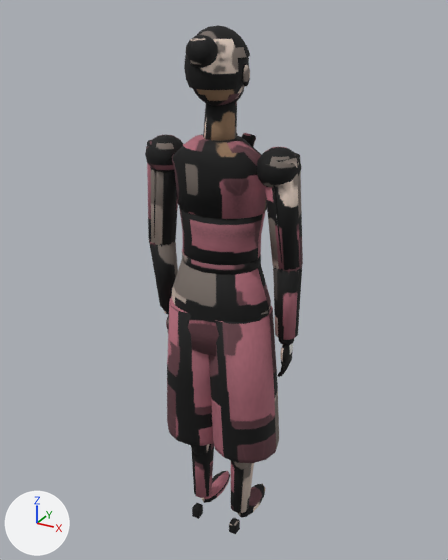
An edit to the glTF model assets/models/kedr/human_ep_clerk1.glb, drawn before and after from the same camera.
The view is the same before and after, from a camera (50 mm lens) standing at (0.892, -1.597, 1.789) and looking at (-0.022, 0.066, 0.958). Lighting does not change. The marker at lower left points along +X, +Y and +Z. The older version comes first. Vertices at exactly the same position are counted once.

Before the edit, the objects in view are built like this:
```python
me_pelvis = bpy.data.meshes.new('pelvis')
me_pelvis.from_pydata(...)  # 4437 vertices, 8432 faces; spans x -0.27..0.27, y -0.14..0.2, z 0.0..1.74
me_pelvis.materials.append(mat_human_ep_clerk1_baked)  # picture img_human_ep_clerk1
ob_human_ep_clerk1 = bpy.data.objects.new('human_ep_clerk1', me_pelvis)
ob_human_ep_clerk1.location = (0.0, 0.0, 0.0)
```
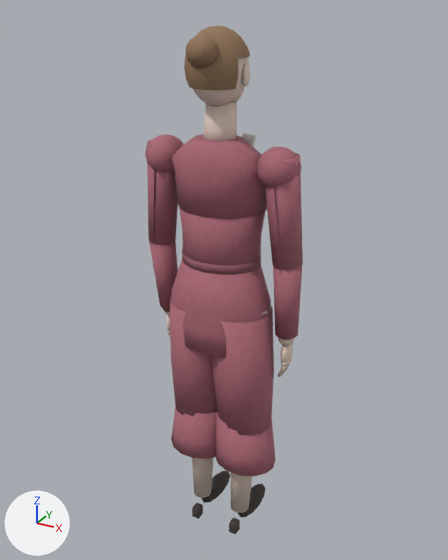
Edits to the bpy script that builds the scene:
```text
Change me_pelvis:
    used by ob_human_ep_clerk1; location = (0.0, 0.0, 0.0)
    remove me_pelvis.from_pydata(...)  # 4437 vertices, 8432 faces; spans x -0.27..0.27, y -0.14..0.2, z 0.0..1.74
    add me_pelvis.from_pydata(...)  # 4493 vertices, 8536 faces; spans x -0.27..0.27, y -0.14..0.2, z 0.0..1.74
    me_pelvis part 1: a new loose piece of 42 vertices spanning x -0.21..0.02, y -0.08..0.11, z 0.31..0.5, in mat_human_ep_clerk1_baked (picture img_human_ep_clerk1)
    me_pelvis part 2: a new loose piece of 42 vertices spanning x -0.02..0.21, y -0.08..0.11, z 0.31..0.5, in mat_human_ep_clerk1_baked (picture img_human_ep_clerk1)
    me_pelvis part 3
    43 vertices are removed from x -0.21..0.21, y -0.11..0.13, z 0.38..0.4
    117 faces are deleted
    4 vertices in x -0.11..0.11, y 0.12, z 0.63 move by (0.0, -0.02, 0.04)
    4 vertices in x -0.11..0.11, y -0.11, z 0.63 move by (0.0, 0.02, 0.04)
    3 vertices in x -0.2..-0.02, y -0.05..0.0, z 0.63 move by (0.01, 0.01, 0.04)
    3 vertices in x 0.02..0.2, y -0.05..0.0, z 0.63 move by (-0.01, 0.01, 0.04)
    27 vertices move from x -0.2..0.2, y -0.11..0.13, z 0.4..0.63 to x -0.18..0.18, y -0.07..0.1, z 0.47..0.67
    15 vertices are added at x -0.18..0.18, y -0.07..0.1, z 0.47
    61 new faces join them
    me_pelvis part 4: 8250 kept faces spanning x -0.27..0.27, y -0.14..0.2, z 0.0..1.74 get new texture (UV) coordinates
```

Pixel boxes (x1, y1, x2, y2) of what changed, in the pictures (448 x 560 px):
part 1 of me_pelvis, added (brown): after (171, 405, 217, 459)
part 2 of me_pelvis, added (brown): after (215, 412, 275, 476)
part 3 of me_pelvis, cut back: before (167, 302, 279, 463); after (170, 303, 274, 436)
part 4 of me_pelvis, surface changed (black to brown): (145, 25, 303, 534) in both
